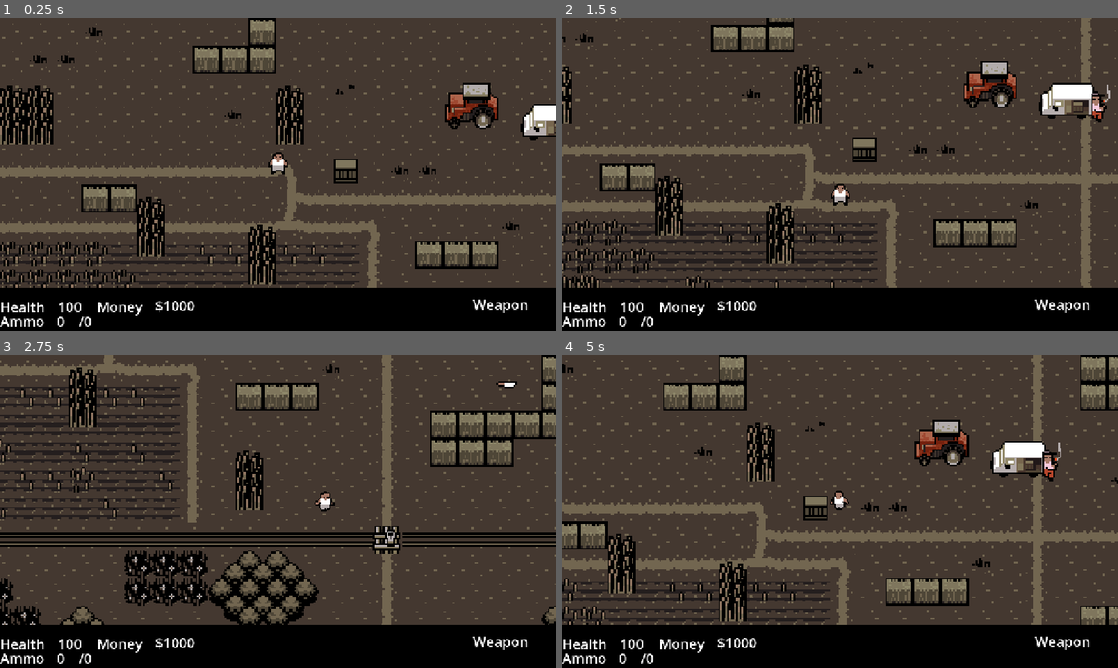
Above: before the commit, frames 1-4 (two rows, left to right).
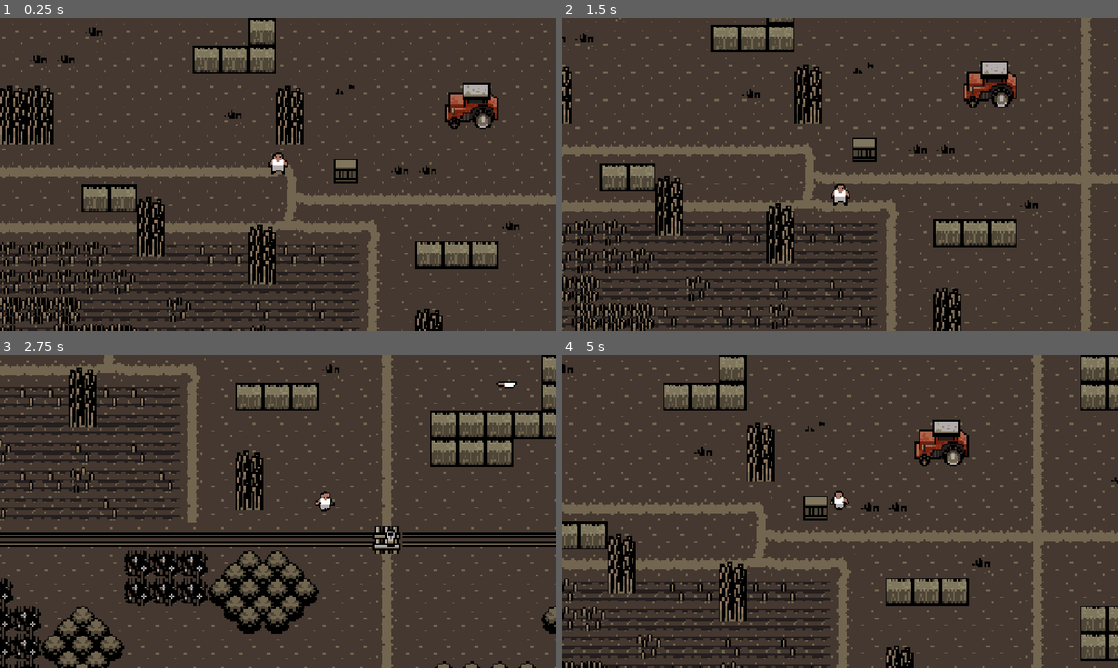
Above: after the commit, the same moments.

Repository: AmosMaddux/RogueZombies
Game: Godot game, scene res://scenes/main.tscn
The game is run twice, just before and just after one commit, with the same random seed, the same clock (stepped at 60 frames per second) and the same inputs.
Inputs (mouse positions are in pixels of both pictures, inside the frame that each line leads up to):
- Up to frame 1 (0.25 s): no input
- Up to frame 2 (1.5 s): tap Enter at 0.5 s; move the mouse to (962, 158) at 0.52 s; hold D (walk_right) 0.53-1.28 s; click (962, 158) at 0.6 s; move the mouse to (728, 190) at 1.27 s; hold S (walk_down) from 1.28 s (still down); tap F (buy) at 1.35 s
- Up to frame 3 (2.75 s): move the mouse to (333, 442) at 2.02 s; release S (walk_down) at 2.03 s; hold D (walk_right) from 2.03 s (still down); tap E (next_weapon) at 2.1 s
- Up to frame 4 (5 s): move the mouse to (812, 574) at 2.77 s; release D (walk_right) at 2.78 s; hold W (walk_up) 2.78-3.53 s; tap Q (previous_weapon) at 2.85 s; move the mouse to (1006, 558) at 3.52 s; hold A (walk_left) from 3.53 s (still down); click (1006, 558) at 3.6 s; move the mouse to (673, 464) at 4.27 s; tap F (buy) at 4.35 s

The runs differ from the first frame. In frame 1, 13% of the frame differs, in the area x 0-100%, y 27-100%; in frame 2, 13%; in frame 3, 12%; in frame 4, 14%.

Commit message:
Finished health pick up

Diff:
--- a/scenes/health_pickup.tscn
+++ b/scenes/health_pickup.tscn
@@ -17,12 +17,21 @@
 [node name="CollisionShape2D" type="CollisionShape2D" parent="." unique_id=221390234]
 shape = SubResource("RectangleShape2D_7cqbe")
 
-[node name="Price" type="Label" parent="." unique_id=286829597]
+[node name="Label" type="Label" parent="." unique_id=1650379356]
 visible = false
-offset_left = -20.0
-offset_top = -35.0
-offset_right = 20.0
-offset_bottom = -12.0
+offset_left = -26.0
+offset_top = -48.0
+offset_right = 26.0
+offset_bottom = -25.0
+text = "Health"
+label_settings = SubResource("LabelSettings_3p6mu")
+
+[node name="Price" type="Label" parent="Label" unique_id=286829597]
+layout_mode = 0
+offset_left = 4.0
+offset_top = 17.0
+offset_right = 44.0
+offset_bottom = 40.0
 text = "$000"
 label_settings = SubResource("LabelSettings_3p6mu")
 
--- a/scenes/main.tscn
+++ b/scenes/main.tscn
@@ -18,6 +18,7 @@
 [node name="Main" type="Node2D" unique_id=112989706]
 
 [node name="HUD" parent="." unique_id=1773076948 instance=ExtResource("6_tefeu")]
+visible = false
 
 [node name="Player" parent="." unique_id=768004286 instance=ExtResource("2_sugp2")]
 unique_name_in_owner = true
@@ -84,4 +85,4 @@
 y_sort_enabled = true
 
 [node name="Store" parent="." unique_id=723617124 instance=ExtResource("7_o6xl0")]
-position = Vector2(577, 301)
+position = Vector2(717, 710)
--- a/scenes/terrain.tscn
+++ b/scenes/terrain.tscn
@@ -975,7 +975,7 @@
 [node name="UnderDecor" type="TileMapLayer" parent="." unique_id=1979409548]
 z_index = -1
 y_sort_enabled = true
-tile_map_data = PackedByteArray("AAAVAA0AAAARAAEAAABCABMAAAARAAIAAABEABEAAAARAAEAAAAxAA0AAAARAAEAAAA+ACIAAAARAAIAAAAkACoAAAArAA0AAAArACwAAAAdAA0AAAAsACwAAAAeAA0AAAAtACwAAAAfAA0AAAA0ACgAAAAgAAwAAAA1ACgAAAAhAAwAAAA3ACsAAAA …(1419 unchanged characters)…
+tile_map_data = PackedByteArray("AAAVAA0AAAARAAEAAABCABMAAAARAAIAAABEABEAAAARAAEAAAAxAA0AAAARAAEAAAA+ACIAAAARAAIAAAAkACoAAAArAA0AAAA0ACgAAAAgAAwAAAA1ACgAAAAhAAwAAAA3ACsAAAA …(1419 unchanged characters)…
 tile_set = SubResource("TileSet_vjhlg")
 
 [node name="Buildings" type="TileMapLayer" parent="." unique_id=732802974]
--- a/scripts/health_pickup.gd
+++ b/scripts/health_pickup.gd
@@ -1,7 +1,8 @@
 extends Area2D
 
 #Child Nodes
-@onready var price_label: Label = $Price
+@onready var price_label: Label = $Label/Price
+@onready var label: Label = $Label
 
 #Vars
 @export var price = 100
@@ -27,11 +28,11 @@
 	if body.is_in_group("player"):
 		print("Player entered!")
 		is_player_in_area = true
-		price_label.visible = true
+		label.visible = true
 
 
 func _on_body_exited(body: Node2D) -> void:
 	if body.is_in_group("player"):
 		print("Player exited!")
 		is_player_in_area = false
-		price_label.visible = false
+		label.visible = false
--- a/scripts/store.gd
+++ b/scripts/store.gd
@@ -13,6 +13,7 @@
 # Called when the node enters the scene tree for the first time.
 func _ready() -> void:
 	GameEvents.wave_over.connect(restock)
+	restock()
 
 
 # Called every frame. 'delta' is the elapsed time since the previous frame.
@@ -22,18 +23,18 @@
 func restock():
 	#Check if Health Pickup is gone and restock
 	var children = health_pickup_location.get_children()
-	if children.size == 0:
+	if children.size() == 0:
 		var health_pickup = health_pickup_scene.instantiate()
 		health_pickup_location.add_child(health_pickup)
 
 	#Check if Pistol Ammo Pickup is gone and restock
 	children = pistol_ammo_location.get_children()
-	if children.size == 0:
+	if children.size() == 0:
 		var pistol_pickup = pistol_ammo_pickup_scene.instantiate()
 		pistol_ammo_location.add_child(pistol_pickup)
 
 	#Check if Shotgun Ammo Pickup is gone and restock
 	children = shotgun_ammo_location.get_children()
-	if children.size == 0:
+	if children.size() == 0:
 		var shotgun_pickup = shotgun_ammo_pickup_scene.instantiate()
 		shotgun_ammo_location.add_child(shotgun_pickup)
